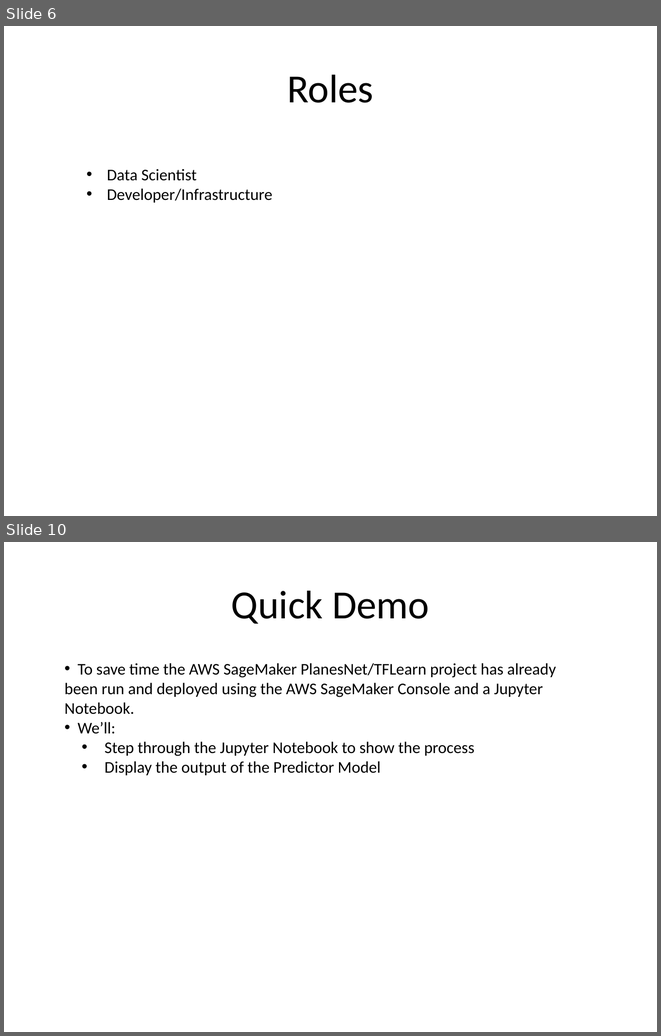
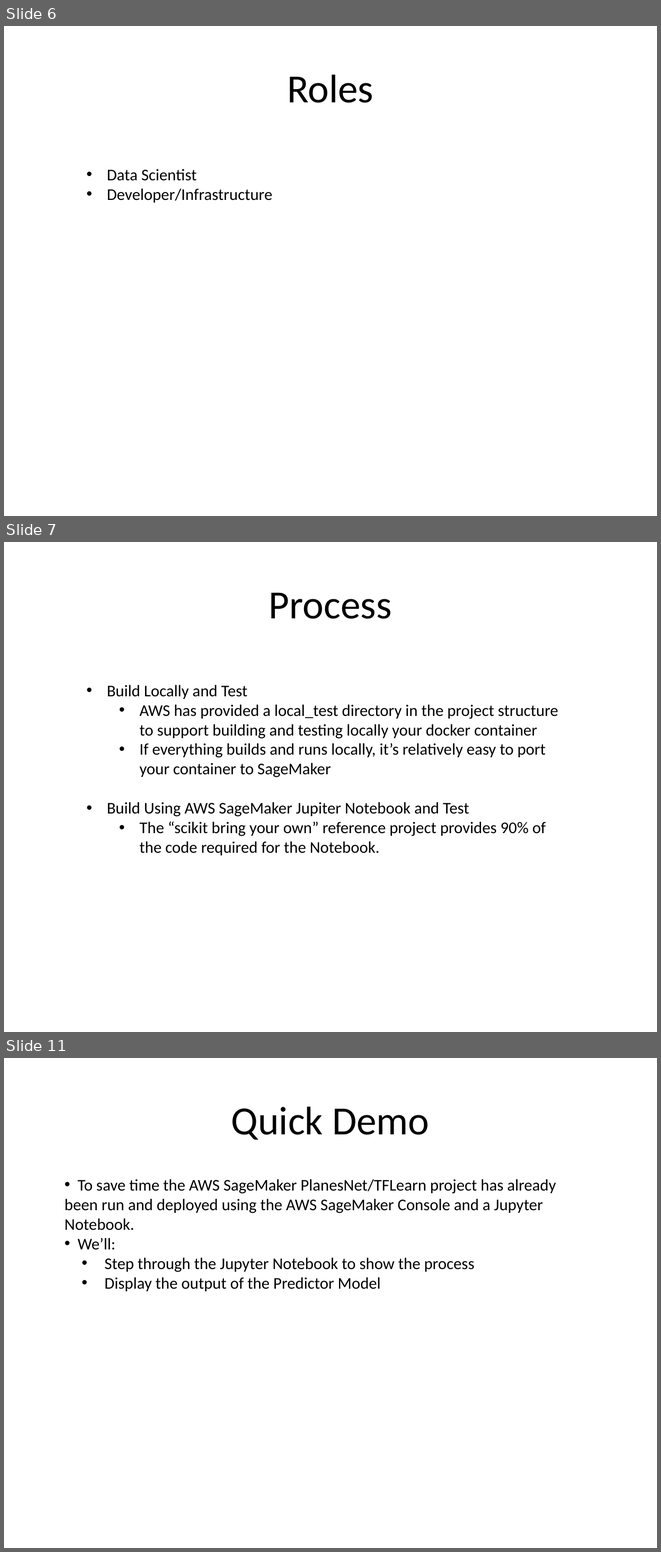
Before and after one commit to kskalvar/aws-sagemaker-planesnet-tflearn-bring-your-own-container, a slide deck: slides/AWS-Sagemaker-Planesnet-TFLearn-Bring-Your-Own-Container.pptx. Shown one above the other, each under a label of ours: slides 6 and 10 before the commit, slides 6, 7 and 11 after it; the slides between them are not shown. The pictures are 661x1036 and 661x1552 pixels, drawn with LibreOffice and Linux fonts; fonts in the diff are those of the drawing. Boxes give left, top, right and bottom in pixels: in the first picture for what was removed or moved away, otherwise in the second. Text is boxed around its words. In the diff, an @@ line names an element or a change of style, - is before the commit and + after.

```diff
--- a/slides/AWS-Sagemaker-Planesnet-TFLearn-Bring-Your-Own-Container.pptx
+++ b/slides/AWS-Sagemaker-Planesnet-TFLearn-Bring-Your-Own-Container.pptx
@@ slide 7 added at bbox=[4, 542, 657, 1032], background #FFFFFF @@
@@ title added at bbox=[269, 592, 392, 619], 44 pt, text #000000 @@
+Process
@@ text added at bbox=[107, 685, 558, 855], 18 pt, text #000000 @@
+• Build Locally and Test
+  • AWS has provided a local_test directory in the project structure to support building and testing locally your docker container
+  • If everything builds and runs locally, it’s relatively easy to port your container to SageMaker
+• Build Using AWS SageMaker Jupiter Notebook and Test
+  • The “scikit bring your own” reference project provides 90% of the code required for the Notebook.
@@ what was slide 10 is now slide 11 @@
```
Also in this commit, not shown: 6 slides changed.
